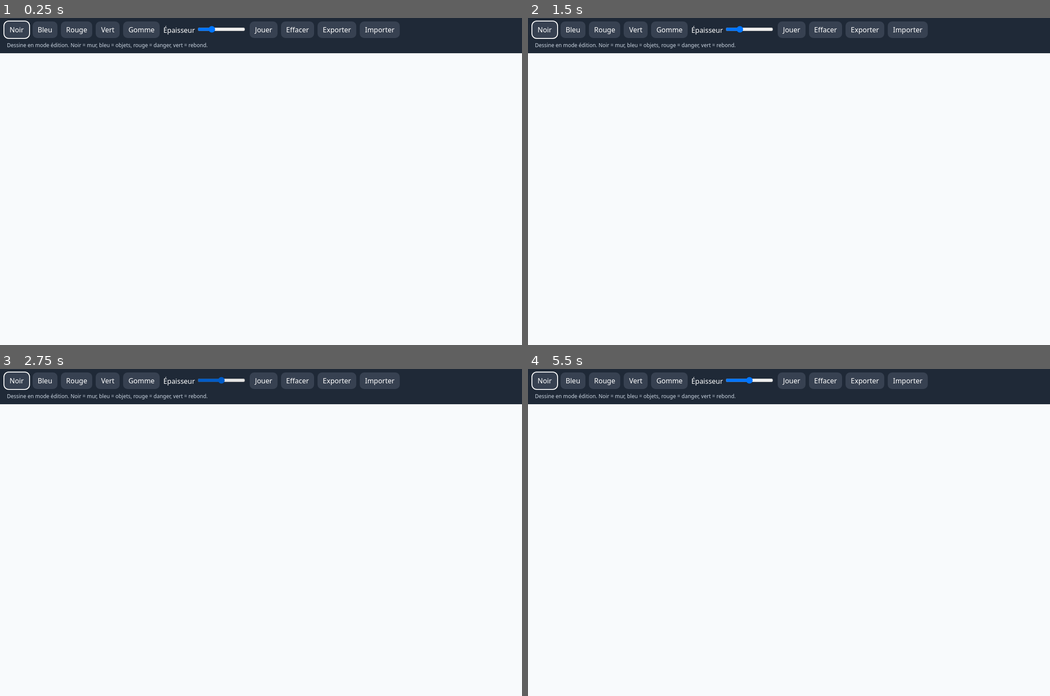
Above: before the commit, frames 1-4 (two rows, left to right).
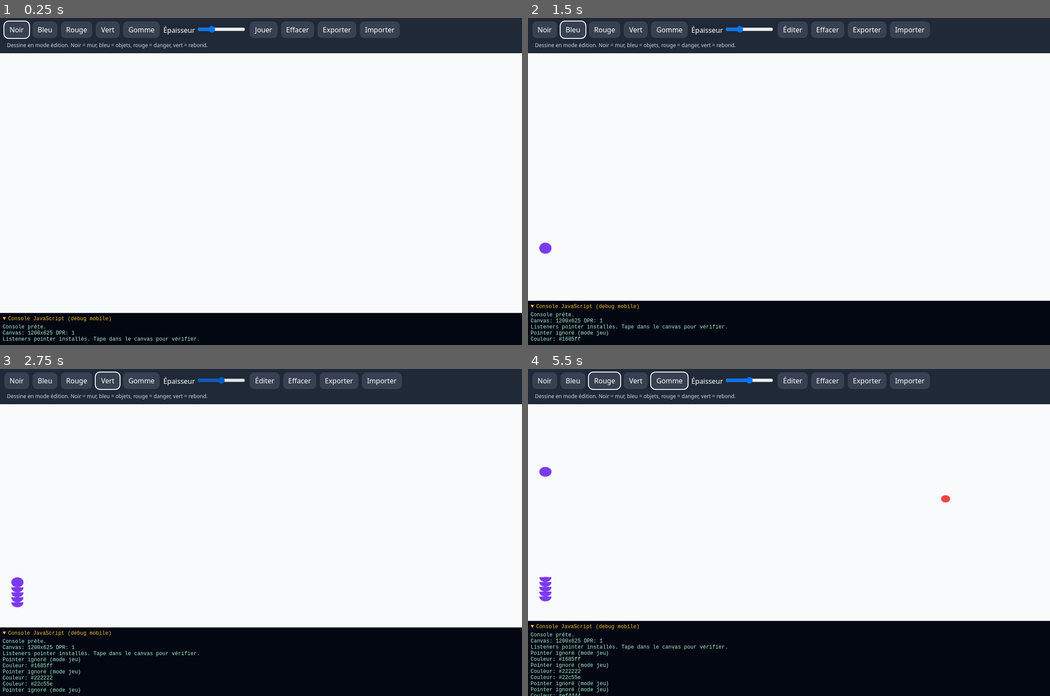
Above: after the commit, the same moments.

Repository: luilautre/draw-your-game
Game: browser game, page index.html
Same seed, same stepped clock (60 frames per second), same inputs: the game is played once before the commit and once after it.
Inputs (mouse positions are in pixels of both pictures, inside the frame that each line leads up to; where the layout moved, square brackets give the same spot in the first picture):
- Up to frame 1 (0.25 s): no input
- Up to frame 2 (1.5 s): click "Jouer" at 0.27 s; click (789, 207) [789, 227] at 1.07 s; click "Bleu" at 1.27 s
- Up to frame 3 (2.75 s): click (156, 503) [156, 519] at 1.67 s; click "Noir" at 1.87 s; click "Vert" at 2.02 s; press the mouse at (365, 483) [365, 506] at 2.27 s; release the mouse at (261, 470) [261, 493] at 2.4 s; click (219, 378) at 2.47 s
- Up to frame 4 (5.5 s): click (867, 561) [867, 607] at 2.87 s; click "Rouge" at 3.07 s; click (658, 565) [658, 624] at 3.47 s; click "Importer" at 3.67 s; press the mouse at (789, 470) [789, 493] at 4.07 s; release the mouse at (736, 588) [736, 653] at 4.2 s; click "Jouer" (after the commit: "Éditer") at 4.27 s; click "Importer" at 4.52 s; click (945, 522) [945, 565] at 4.67 s; click "Jouer" at 4.77 s; click "Exporter" at 4.87 s; click (632, 512) [632, 548] at 5.27 s; click "Gomme" at 5.47 s

The runs differ from the first frame. In frame 1, 9.8% of the frame differs, in the area x 0-100%, y 90-100%; in frame 2, 14%; in frame 3, 22%; in frame 4, 24%, in the area x 0-100%, y 0-100%.
Error before the commit: SyntaxError: Unexpected token ')'

Commit message:
Fix mobile canvas drawing and add debug console

Diff:
--- a/game.js
+++ b/game.js
@@ -1,28 +1,27 @@
 (() => {
-const canvas=document.getElementById('stage'),ctx=canvas.getContext('2d');
-const colorButtons=[...document.querySelectorAll('[data-color]')], widthInput=document.getElementById('width');
-let strokes=[],color='#222222',eraser=false,drawing=false,mode='edit',current=null,player=null,objects=[],lastTime=0;
-function resize(){const r=canvas.getBoundingClientRect(),dpr=Math.min(devicePixelRatio||1,2);canvas.width=r.width*dpr;canvas.height=r.height*dpr;ctx.setTransform(dpr,0,0,dpr,0,0);draw();}
-window.addEventListener('resize',resize);
+const canvas=document.getElementById('stage'),ctx=canvas.getContext('2d'),logEl=document.getElementById('debuglog');
+function log(...args){const line=args.map(x=>typeof x==='string'?x:(x&&x.message?x.message:JSON.stringify(x))).join(' ');logEl.textContent=(logEl.textContent+'\n'+line).slice(-6000);logEl.scrollTop=logEl.scrollHeight;}
+window.addEventListener('error',e=>log('ERREUR:',e.message,e.filename+':'+e.lineno));window.addEventListener('unhandledrejection',e=>log('PROMESSE:',e.reason));
+const colorButtons=[...document.querySelectorAll('[data-color]')],widthInput=document.getElementById('width');let strokes=[],color='#222222',eraser=false,drawing=false,mode='edit',current=null,player=null,objects=[],lastTime=0;
+function resize(){const r=canvas.getBoundingClientRect(),dpr=Math.max(1,Math.min(window.devicePixelRatio||1,2));if(!r.width||!r.height){log('Canvas dimensions nulles:',r.width,r.height);return;}canvas.width=Math.round(r.width*dpr);canvas.height=Math.round(r.height*dpr);ctx.setTransform(dpr,0,0,dpr,0,0);draw();log('Canvas:',Math.round(r.width)+'x'+Math.round(r.height),'DPR:',dpr);}
+window.addEventListener('resize',resize);window.addEventListener('orientationchange',()=>setTimeout(resize,100));
 function pos(e){const r=canvas.getBoundingClientRect();return{x:e.clientX-r.left,y:e.clientY-r.top};}
-function start(e){if(mode!=='edit')return;e.preventDefault();drawing=true;current={color:eraser?'erase':color,width:+widthInput.value,erase:eraser,points:[pos(e)]};strokes.push(current);canvas.setPointerCapture(e.pointerId);draw();}
+function start(e){if(mode!=='edit'){log('Pointer ignoré (mode jeu)');return;}e.preventDefault();const p=pos(e);drawing=true;current={color:eraser?'erase':color,width:+widthInput.value,erase:eraser,points:[p]};strokes.push(current);try{canvas.setPointerCapture(e.pointerId);}catch(err){log('Capture:',err.message);}log('Début tracé:',e.pointerType,p.x.toFixed(1),p.y.toFixed(1));draw();}
 function move(e){if(!drawing||mode!=='edit')return;e.preventDefault();current.points.push(pos(e));draw();}
-function end(){drawing=false;current=null;}
-canvas.addEventListener('pointerdown',start);canvas.addEventListener('pointermove',move);canvas.addEventListener('pointerup',end);canvas.addEventListener('pointercancel',end);
-function drawStroke(s){if(s.points.length<1)return;ctx.lineCap='round';ctx.lineJoin='round';ctx.lineWidth=s.width;ctx.strokeStyle=s.erase?'#f8fafc':s.color;ctx.beginPath();ctx.moveTo(s.points[0].x,s.points[0].y);for(const p of s.points.slice(1))ctx.lineTo(p.x,p.y);ctx.stroke();}
+function end(e){if(drawing)log('Fin tracé. Points:',current?.points.length);drawing=false;current=null;}
+canvas.addEventListener('pointerdown',start);canvas.addEventListener('pointermove',move);canvas.addEventListener('pointerup',end);canvas.addEventListener('pointercancel',e=>{log('Pointer annulé');end(e);});canvas.addEventListener('lostpointercapture',()=>{if(drawing)log('Capture perdue');end();});
+function drawStroke(s){if(!s.points.length)return;ctx.lineCap='round';ctx.lineJoin='round';ctx.lineWidth=s.width;ctx.strokeStyle=s.erase?'#f8fafc':s.color;ctx.beginPath();ctx.moveTo(s.points[0].x,s.points[0].y);if(s.points.length===1){ctx.lineTo(s.points[0].x+.01,s.points[0].y+.01);}else for(const p of s.points.slice(1))ctx.lineTo(p.x,p.y);ctx.stroke();}
 function draw(){const w=canvas.clientWidth,h=canvas.clientHeight;ctx.clearRect(0,0,w,h);ctx.fillStyle='#f8fafc';ctx.fil …(297 unchanged characters)…
-function activate(){mode='play';const w=canvas.clientWidth,h=canvas.clientHeight;player={x:Math.min(40,w-20),y:30,vx:0,v …(311 unchanged characters)…
-function step(t){if(mode!=='play')return;const dt=Math.min(( …(112 unchanged characters)… .clientWidth,h=canvas.clientHeight,r=14;
-if(player.x<r){player.x=r;player.vx=0;}if(player.x>w-r){player.x=w-r;player.vx=0;}if(player.y<r){player.y=r;player.vy=0;}if(player.y>h-r){player.y=h-r;player.vy=0;}
-for(const s of strokes){if(s.erase||s.points.length<2)continue;for(let i=1;i<s.points.length;i++){const a=s.points[i-1],b=s.points[i],dx=b.x-a.x,dy=b.y-a.y,len2=dx*dx+dy*dy,t0=len2?Math.max(0,Math.min(1,((player.x-a.x)*dx+(player.y-a.y)*dy)/len2)):0,px=a.x+t0*dx,py=a.y+t0*dy,dist=Math.hypot(player.x-px,player.y-py),rr=r+s.width/2;if(dist<rr){if(s.color==='#ef4444'){player={x:40,y:30,vx:0,vy:0};}else if(s.color==='#22c55e'&&player.vy>0){player.vy=-450;}else if(s.color==='#222222'){if(dy>Math.abs(dx)){player.y=py-(rr);player.vy=0;}else if(Math.abs(dx)>=Math.abs(dy)){player.x=px+(player.x<px?-rr:rr);player.vx=0;}else{player.y=py+(player.y<py?-rr:rr);player.vy=0;}}else if(s.color==='#1685ff'){/* blue drawings become activated circles */}}}}
-for(const o of objects){if(Math.hypot(player.x-o.x,player.y-o.y)<r+o.radius){o.activated=true;if(player.vy>0)player.vy=-350;}}
-draw();requestAnimationFrame(step);}
-colorButtons.forEach(b=>b.onclick=()=>{color=b.dataset.color;eraser=false;colorButtons.forEach(x=>x.classList.toggle('active',x===b));document.getElementById('eraser').classList.remove('active');});
-document.getElementById('eraser').onclick=()=>{eraser=!eraser;document.getElementById('eraser').classList.toggle('active',eraser);});
+function activate(){mode='play';const w=canvas.clientWidth;player={x:Math.min(40,w-20),y:30,vx:0,v …(311 unchanged characters)…
+function step(t){if(mode!=='play')return;const dt=Math.min(( …(112 unchanged characters)… .clientWidth,h=canvas.clientHeight,r=14;if(player.x<r){player.x=r;player.vx=0;}if(player.x>w-r){player.x=w-r;player.vx=0;}if(player.y<r){player.y=r;player.vy=0;}if(player.y>h-r){player.y=h-r;player.vy=0;}
+for(const s of strokes){if(s.erase||s.points.length<2)continue;for(let i=1;i<s.points.length;i++){const a=s.points[i-1],b=s.points[i],dx=b.x-a.x,dy=b.y-a.y,len2=dx*dx+dy*dy,t0=len2?Math.max(0,Math.min(1,((player.x-a.x)*dx+(player.y-a.y)*dy)/len2)):0,px=a.x+t0*dx,py=a.y+t0*dy,dist=Math.hypot(player.x-px,player.y-py),rr=r+s.width/2;if(dist<rr){if(s.color==='#ef4444'){player={x:40,y:30,vx:0,vy:0};}else if(s.color==='#22c55e'&&player.vy>0){player.vy=-450;}else if(s.color==='#222222'){if(Math.abs(dy)>Math.abs(dx)){player.y=py-rr;player.vy=0;}else if(Math.abs(dx)>=Math.abs(dy)){player.x=px+(player.x<px?-rr:rr);player.vx=0;}else{player.y=py+(player.y<py?-rr:rr);player.vy=0;}}}}}
+for(const o of objects){if(Math.hypot(player.x-o.x,player.y-o.y)<r+o.radius){o.activated=true;if(player.vy>0)player.vy=-350;}}draw();requestAnimationFrame(step);}
+colorButtons.forEach(b=>b.onclick=()=>{color=b.dataset.color;eraser=false;colorButtons.forEach(x=>x.classList.toggle('active',x===b));document.getElementById('eraser').classList.remove('active');log('Couleur:',color);});
+document.getElementById('eraser').onclick=()=>{eraser=!eraser;document.getElementById('eraser').classList.toggle('active',eraser);log('Gomme:',eraser);};
 document.getElementById('mode').onclick=()=>{if(mode==='edit')activate();else{mode='edit';player=null;objects=[];document.getElementById('mode').textContent='Jouer';draw();}};
-document.getElementById('clear').onclick=()=>{strokes=[];player=null;objects=[];mode='edit';document.getElementById('mode').textContent='Jouer';draw();};
+document.getElementById('clear').onclick=()=>{strokes=[];player=null;objects=[];mode='edit';document.getElementById('mode').textContent='Jouer';draw();log('Canvas effacé');};
 document.getElementById('save').onclick=()=>{const data={format:'dphys',version:1,canvas:{width:canvas.clientWidth,heig …(238 unchanged characters)…
 document.getElementById('load').onclick=()=>document.getElementById('file').click();
-document.getElementById('file').onchange=e=>{const f=e.targe …(444 unchanged characters)… ById('mode').textContent='Jouer';draw();}catch(err){alert('Fichier invalide : '+err.message);}};reader.readAsText(f);e.target.value='';};
-resize();
+document.getElementById('file').onchange=e=>{const f=e.targe …(444 unchanged characters)… ById('mode').textContent='Jouer';draw();log('Import réussi');}catch(err){log('Import invalide:',err);alert('Fichier invalide : '+err.message);}};reader.readAsText(f);e.target.value='';};
+resize();log('Listeners pointer installés. Tape dans le canvas pour vérifier.');
 })();
--- a/index.html
+++ b/index.html
@@ -1,19 +1,7 @@
 <!doctype html>
-<html lang="fr">
-<head>
-  <meta charset="UTF-8">
-  <meta name="viewport" content="width=device-width, initial-scale=1, maximum-scale=1, user-scalable=no">
-  <meta name="theme-color" content="#111827">
-  <title>Draw Your Game</title>
-  <style>html,body{margin:0;height:100%;background:#111827;color:#fff;font-family:system-ui,sans-serif}body{display:flex;flex-direction:column}#game-ui{display:flex;flex-wrap:wrap;gap:8px;align-items:center;padding:10px;background:#1f2937}button,label{font:inherit}button{border:0;border-radius:10px;padding:8px 12px;color:#fff;background:#374151}button.active{outline:2px solid white}input{max-width:110px}#stage{flex:1;min-height:0;display:block;width:100%;touch-action:none;background:#f8fafc}#hint{font-size:12px;color:#cbd5e1;padding:0 6px}</style>
-</head>
-<body>
-<div id="game-ui">
-<button data-color="#222222" class="active">Noir</button><button data-color="#1685ff">Bleu</button><button data-color="#ef4444">Rouge</button><button data-color="#22c55e">Vert</button>
-<button id="eraser">Gomme</button><label>Épaisseur <input id="width" type="range" min="2" max="40" value="12"></label>
-<button id="mode">Jouer</button><button id="clear">Effacer</button><button id="save">Exporter</button><button id="load">Importer</button><input id="file" type="file" accept=".dphys,.json" hidden>
-<span id="hint">Dessine en mode édition. Noir = mur, bleu = objets, rouge = danger, vert = rebond.</span>
-</div>
-<canvas id="stage"></canvas>
-<script src="game.js"></script>
-</body></html>
+<html lang="fr"><head><meta charset="UTF-8"><meta name="viewport" content="width=device-width,initial-scale=1,maximum-scale=1,user-scalable=no"><meta name="theme-color" content="#111827"><title>Draw Your Game</title>
+<style>
+*{box-sizing:border-box}html,body{margin:0;height:100%;background:#111827;color:white;font-family:system-ui,sans-serif;overscroll-behavior:none}body{display:flex;flex-direction:column;overflow:hidden}#game-ui{display:flex;flex-wrap:wrap;gap:8px;align-items:center;padding:10px;background:#1f2937;flex:0 0 auto}button,label{font:inherit}button{border:0;border-radius:10px;padding:8px 12px;color:#fff;background:#374151;touch-action:manipulation}button.active{outline:2px solid white}input{max-width:110px}#stage{flex:1 1 auto;min-height:100px;display:block;width:100%;touch-action:none;background:#f8fafc;overscroll-behavior:none}#hint{font-size:12px;color:#cbd5e1;padding:0 6px}#debug{flex:0 0 auto;max-height:23vh;overflow:auto;background:#030712;color:#a7f3d0;font:12px monospace;padding:6px;border-top:1px solid #475569;white-space:pre-wrap;word-break:break-word}#debug summary{color:#fbbf24;cursor:pointer}#debuglog{margin-top:5px}
+</style></head><body>
+<div id="game-ui"><button data-color="#222222" class="active">Noir</button><button data-color="#1685ff">Bleu</button><button data-color="#ef4444">Rouge</button><button data-color="#22c55e">Vert</button><button id="eraser">Gomme</button><label>Épaisseur <input id="width" type="range" min="2" max="40" value="12"></label><button id="mode">Jouer</button><button id="clear">Effacer</button><button id="save">Exporter</button><button id="load">Importer</button><input id="file" type="file" accept=".dphys,.json" hidden><span id="hint">Dessine en mode édition. Noir = mur, bleu = objets, rouge = danger, vert = rebond.</span></div>
+<canvas id="stage"></canvas><details id="debug" open><summary>Console JavaScript (debug mobile)</summary><div id="debuglog">Console prête.</div></details><script src="game.js"></script></body></html>
